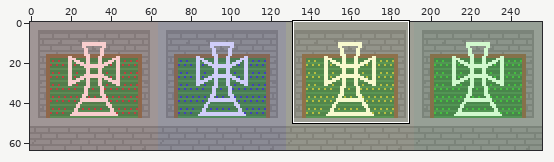
Sprite sheet: hosted/sprites/Farms.png. The picture above shows the old version from afar; the outline marks the close-up.
Close-up. Before the commit:
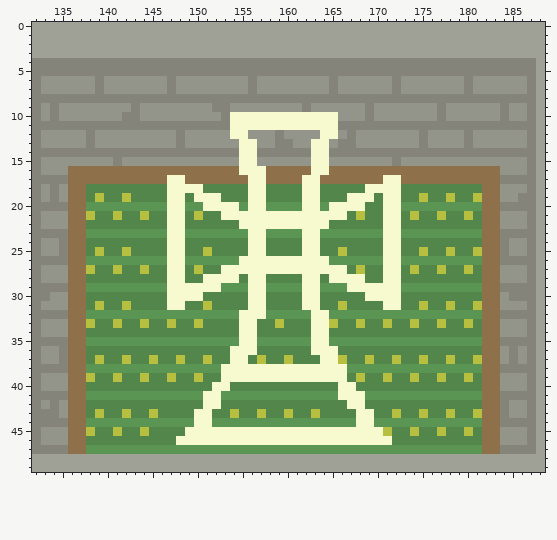
The file is 256x64 pixels. Shown: x 132..188, y 0..49. The commit also changed other parts of the picture, which this record leaves out.
The result:
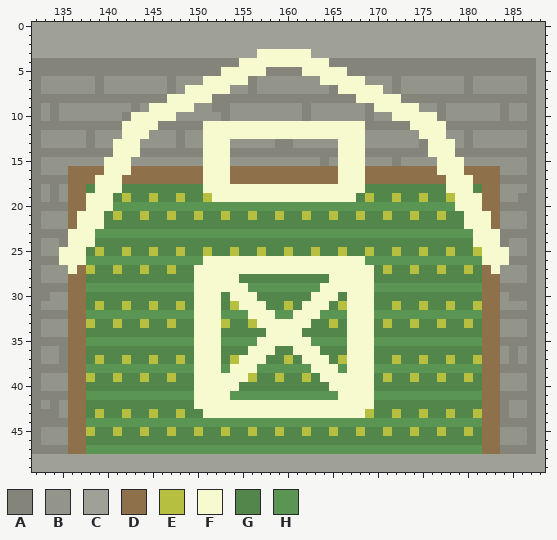
Palette (. is transparent): A #84847a  B #93948a  C #9fa096  D #8e714a  E #b6bf40  F #f7f9ce  G #52864b  H #5b9554
The edit:
Changed rows in their new state; - is an unchanged pixel.
first column x 135:
 3 ----------------------FFFFFF----------------------
 4 --------------------FFFFFFFFFF--------------------
 5 ------------------FFFFF----FFFFF------------------
 6 ----------------FFFFF--------FFFFF----------------
 7 --------------FFFFF------------FFFFF--------------
 8 ------------FFFFF----------------FFFFF------------
 9 ----------FFFFF--------------------FFFFF----------
10 --------FFFFF------BBBBBBBBABBB------FFFFF--------
11 -------FFFF-----FFF------------FFF-----FFFF-------
12 -------FFF------FFF--FFFFFFFF--FFF------FFF-------
13 ------FFF-------FFF-BB------BB-FFF-------FFF------
14 ------FFF-------FFF-AA------AA-FFF-------FFF------
15 -----FFF--------FFF-BB------BA-FFF--------FFF-----
16 -----FFF--------FFF-DDD-----DD-FFF--------FFF-----
17 ----FFF-----DD--FFF--DD----DD--FFF--DD-----FFF----
18 ----FFF-----GGGGFFFFF--FFFF--FFFFFGGGG-----FFF----
19 ---FFF----E-GE-GE-FFF--FFFF--FFF-GE-GE------FFF---
20 ---FFF------HH--HHHH-HH----HH-HHHHHHHH------FFF---
21 --FFF-------EG----EGGEGGEGGEGGEG----EG-------FFF--
22 --FFF-------GG------GGGGGGGGGG------GG-------FFF--
23 -FFF--------HH-------HH----HH-------HH--------FFF-
24 -FFF--------GG-------GG----GG-------GG--------FFF-
25 FFF-------E-GE-----E-GE--E-GE-----E-GE---------FFF
26 FFF---------HH--FFFF----------FFFF--HH---------FFF
27 -F----------EG-FFF--------------FFF-EG----------F-
28 ------------GG-F-----GG----GG-----F-GG------------
29 ------------HHH---FFFHH----HHFFF---HHH------------
30 ------------GGG-FF-FF-G----G-FF-FF-GGG------------
31 ----------E-GE-FFF-EF----E---F--FFF-GE------------
32 ---------------FFF--H--F--FF-H--FFF---------------
33 ---------------FFFE-GEFFFFFFGG--FFF---------------
34 ---------------FFF--GG-FFFF-GG--FFF---------------
35 ---------------FFF--HHFFFFFFHH--FFF---------------
36 ---------------FFF-GG-FF--FF-GG-FFF---------------
37 ---------------FFF-E-FF----FF-G-FFF---------------
38 ---------------FFFH---HHHHHH---HFFF---------------
39 ---------------FFF---EGGEGGEG---FFF---------------
40 ---------------FF--F----------F--FF---------------
41 ---------------F--F---------------F---------------
42 ---------------F--FFFFFFFFFFFFFF--F---------------
43 -------------E-G-FFFFFFFFFFFFFFFF-E---------------
44 ---------------HH----------------HH---------------
45 ------------E-GEGGEGGEGGEGGEGGEGGEGG--------------
46 -------------GGGGGGGGGGGGGGGGGGGGGGGG-------------
